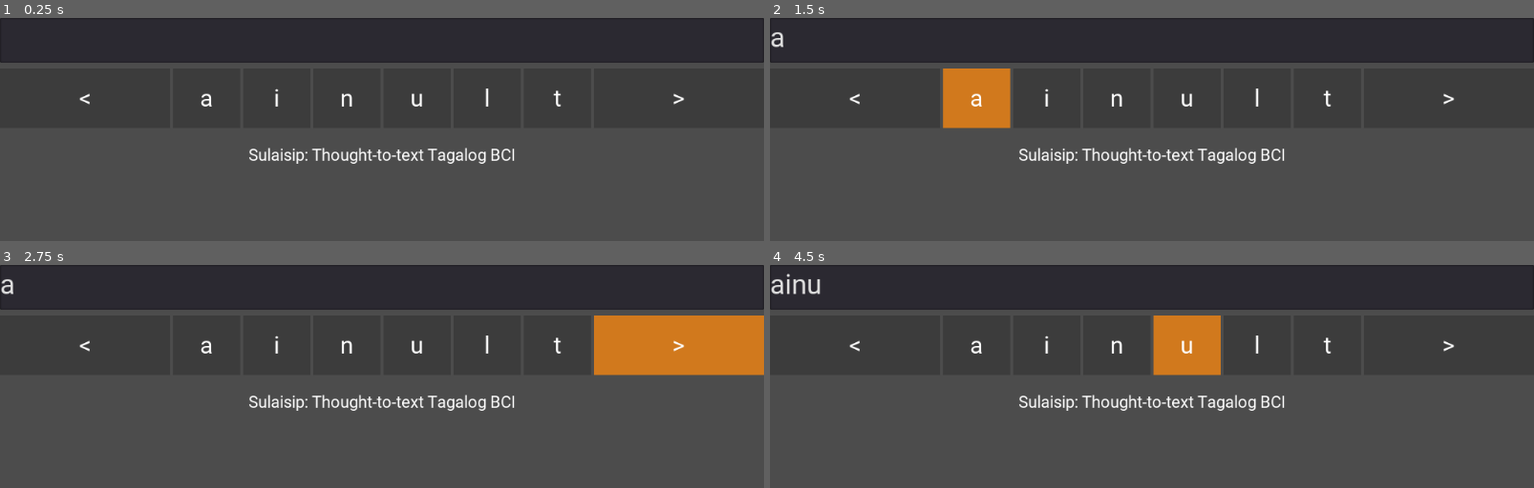
Above: before the commit, frames 1-4 (two rows, left to right).
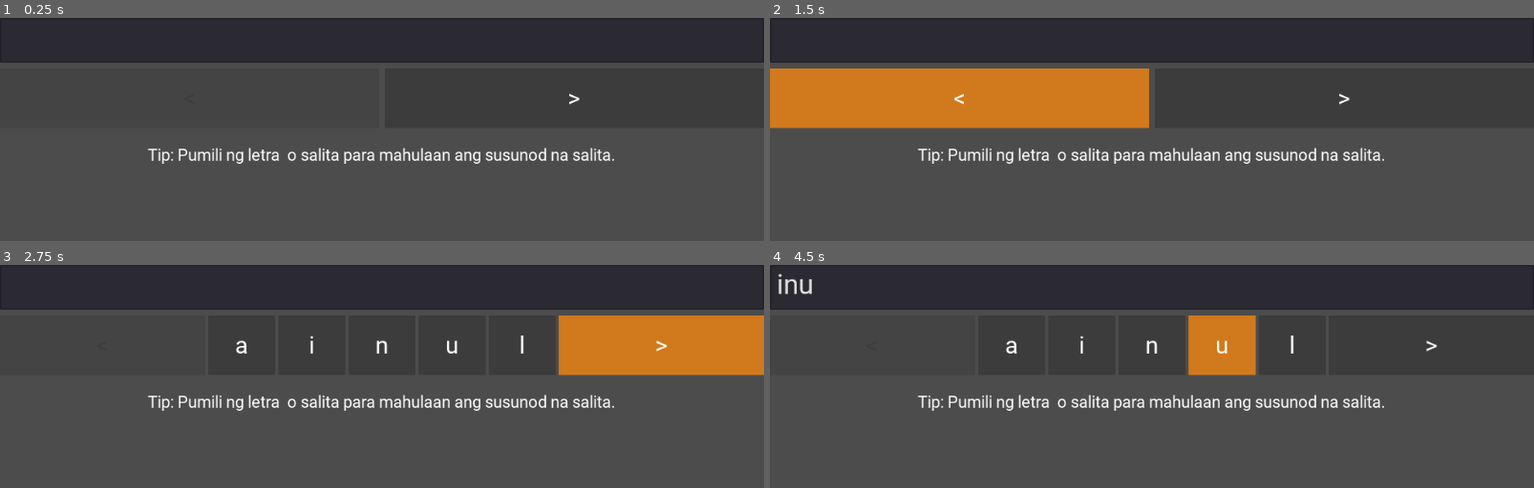
Above: after the commit, the same moments.

Repository: mjsolidarios/sulaisip
Game: Godot game, scene res://Main.tscn
Same seed, same stepped clock (60 frames per second), same inputs: the game is played once before the commit and once after it.
Inputs (mouse positions are in pixels of both pictures, inside the frame that each line leads up to):
- Up to frame 1 (0.25 s): no input
- Up to frame 2 (1.5 s): click "<" at 0.5 s; click (976, 98) at 1.25 s, where only the run before the commit has a clickable "a"
- Up to frame 3 (2.75 s): click ">" at 2 s
- Up to frame 4 (4.5 s): click "i" at 2.75 s; click "n" at 3.5 s; click "u" at 4.25 s

The runs differ from the first frame. In frame 1, 2.1% of the frame differs, in the area x 10-90%, y 31-66%; in frame 2, 13%, in the area x 0-90%, y 6-66%; in frame 3, 3.7%; in frame 4, 5.1%.
Error before the commit: Invalid get index 'wordList' (on base: 'Nil'). (res://Main.gd:63)
Error after the commit: Invalid get index 'nextCharacters' (on base: 'Nil'). (res://Main.gd:120)

Commit message:
Completed nav ui feature

Diff:
--- a/app/Main.gd
+++ b/app/Main.gd
@@ -8,27 +8,84 @@
 var headers = ["Content-Type: application/json"]
 var use_ssl=true
 var query := {}
+var current_page = 0
+var next_characters:String = ""
+
+func _array_to_string(arr: Array) -> String:
+	var s = ""
+	for i in arr:
+		s += String(i)
+	return s
+
+func _create_instanced_button(text:String):
+	var button = CharacterButton.instance()
+	button.text = text
+	button.rect_size = Vector2(90,80)
+	button.get_node("TextureButton").connect("pressed", self, "_add_text_to_input", [text])
+	$VBoxContainer/HBoxContainer/GridContainer.add_child(button)
+
+func _populate_character_grid():
+
+	# clear node
+	var children = $VBoxContainer/HBoxContainer/GridContainer.get_children()
+	for i in children:
+		$VBoxContainer/HBoxContainer/GridContainer.remove_child(i)
+
+	var character_bucket = ""
+	var all_characters_string = _array_to_string(character_frequency_data.keys())
+
+	for i in all_characters_string:
+		if i in next_characters:
+			all_characters_string = all_characters_string.replace(i, "")
+
+	character_bucket = (next_characters+all_characters_string).replace(" ", "").to_lower()
+
+	# pagination
+	print(character_bucket)
+	print(next_characters)
+
+	if current_page == 0:
+		for i in character_bucket.substr(0, 5):
+			print("p1:"+character_bucket.substr(0, 5))
+			_create_instanced_button(i)
+	if current_page == 1:
+		for i in character_bucket.substr(6, 5):
+			print("p2:"+character_bucket.substr(6, 5))
+			_create_instanced_button(i)
+	if current_page == 2:
+		for i in character_bucket.substr(12, 5):
+			print("p3:"+character_bucket.substr(12, 5))
+			_create_instanced_button(i)
+	if current_page == 3:
+		for i in character_bucket.substr(18, 5):
+			print("p4:"+character_bucket.substr(18, 5))
+			_create_instanced_button(i)
+	if current_page == 4:
+		for i in character_bucket.substr(24, 5):
+			print("p5:"+character_bucket.substr(24, 5))
+			_create_instanced_button(i)
+
 
 func _ready():
 	file.open("res://data/character_rankings.json", File.READ)
 	character_frequency_data = parse_json(file.get_as_text())
-
-	for i in character_frequency_data.keys().slice(0,5):
-		var button = CharacterButton.instance()
-		button.text = i
-		button.rect_size = Vector2(90,80)
-		button.get_node("TextureButton").connect("pressed", self, "_add_text_to_input", [i])
-		$VBoxContainer/HBoxContainer/GridContainer.add_child(button)
+	$VBoxContainer/TextEdit.text = " "
+	_predict_next_character()
 
 	#_predict_initial_characters()
-
-func _predict_initial_characters():
-	$HTTPRequest.request(url)
 
 
 # Called every frame. 'delta' is the elapsed time since the previous frame.
 func _process(delta):
-	pass
+	if current_page == 0:
+		$VBoxContainer/HBoxContainer/PreviousButton.state = "disabled"
+	else:
+		$VBoxContainer/HBoxContainer/PreviousButton.state = "normal"
+
+	if current_page == 4:
+		$VBoxContainer/HBoxContainer/NextButton.state = "disabled"
+	else:
+		$VBoxContainer/HBoxContainer/NextButton.state = "normal"
 
 func _add_text_to_input(var character):
 	$VBoxContainer/TextEdit.text += character
@@ -56,17 +113,21 @@
 #	print(json.result['wordList'])
 
 	# clear node
-	var TextSuggestionsChildren = $VBoxContainer/TextSuggestions.get_children()
-	for i in TextSuggestionsChildren:
+	var children = $VBoxContainer/TextSuggestions.get_children()
+	for i in children:
 		$VBoxContainer/TextSuggestions.remove_child(i)
+
+	next_characters = json.result['nextCharacters']
 
 	for i in json.result['wordList']:
 		var button = CharacterButton.instance()
 		var TrimmedText = i['sequence'].replace(".", "").split(' ')[-1]
-		button.text = TrimmedText
+		button.text = TrimmedText.to_lower()
 		button.get_node("TextureButton").connect("pressed", self, "_predict_next_character", [i['token_str']])
 
 		$VBoxContainer/TextSuggestions.add_child(button)
+
+	_populate_character_grid()
 
 func _on_Button_pressed():
 	_predict_next_character()
--- a/app/Main.tscn
+++ b/app/Main.tscn
@@ -1,8 +1,9 @@
-[gd_scene load_steps=6 format=2]
+[gd_scene load_steps=7 format=2]
 
 [ext_resource path="res://Main.gd" type="Script" id=1]
 [ext_resource path="res://fonts/Roboto-Regular.ttf" type="DynamicFontData" id=2]
 [ext_resource path="res://components/CharacterButton.tscn" type="PackedScene" id=3]
+[ext_resource path="res://NavContainer.gd" type="Script" id=4]
 
 [sub_resource type="DynamicFont" id=1]
 size = 37
@@ -36,8 +37,9 @@
 margin_top = 68.0
 margin_right = 1024.0
 margin_bottom = 148.0
+script = ExtResource( 4 )
 
-[node name="CharacterButton" parent="VBoxContainer/HBoxContainer" instance=ExtResource( 3 )]
+[node name="PreviousButton" parent="VBoxContainer/HBoxContainer" instance=ExtResource( 3 )]
 anchor_right = 0.0
 anchor_bottom = 0.0
 margin_right = 508.0
@@ -50,7 +52,7 @@
 margin_bottom = 80.0
 columns = 6
 
-[node name="CharacterButton2" parent="VBoxContainer/HBoxContainer" instance=ExtResource( 3 )]
+[node name="NextButton" parent="VBoxContainer/HBoxContainer" instance=ExtResource( 3 )]
 anchor_right = 0.0
 anchor_bottom = 0.0
 margin_left = 516.0
@@ -76,11 +78,13 @@
 margin_right = 1024.0
 margin_bottom = 198.0
 custom_fonts/font = SubResource( 2 )
-text = "Sulaisip: Thought-to-text Tagalog BCI"
+text = "Tip: Pumili ng letra  o salita para mahulaan ang susunod na salita."
 align = 1
 valign = 1
 
 [node name="HTTPRequest" type="HTTPRequest" parent="."]
 
+[node name="Timer" type="Timer" parent="."]
+
 [connection signal="pressed" from="VBoxContainer/Buttontest" to="." method="_on_Buttontest_pressed"]
 [connection signal="request_completed" from="HTTPRequest" to="." method="_on_HTTPRequest_request_completed"]
--- /dev/null
+++ b/app/NavContainer.gd
@@ -0,0 +1,29 @@
+extends HBoxContainer
+
+
+# Declare member variables here. Examples:
+# var a = 2
+# var b = "text"
+
+
+# Called when the node enters the scene tree for the first time.
+func _ready():
+	$NextButton/TextureButton.connect("pressed", self, "_goto_next_page")
+	$PreviousButton/TextureButton.connect("pressed", self, "_goto_prev_page")
+
+
+# Called every frame. 'delta' is the elapsed time since the previous frame.
+#func _process(delta):
+#	pass
+
+func _goto_next_page():
+	var parent_node = get_parent().get_parent()
+	if parent_node.current_page < 5:
+		parent_node.current_page+=1
+	parent_node._populate_character_grid()
+
+func _goto_prev_page():
+	var parent_node = get_parent().get_parent()
+	if parent_node.current_page >= 0:
+		parent_node.current_page-=1
+	parent_node._populate_character_grid()
--- a/app/components/CharacterButton.gd
+++ b/app/components/CharacterButton.gd
@@ -1,7 +1,7 @@
 extends Control
 
 
-export(String, "normal", "hover", "pressed") var state
+export(String, "normal", "hover", "pressed", "disabled") var state
 export var texture_normal: Texture
 export var texture_hover: Texture
 export var texture_pressed: Texture
@@ -12,12 +12,20 @@
 	$TextureButton.texture_normal = texture_normal
 	$TextureButton/Label.text = text
 
-
 # Called every frame. 'delta' is the elapsed time since the previous frame.
 func _process(delta):
 	if state == "normal":
 		$TextureButton.texture_normal = texture_normal
+		$TextureButton.disabled = false
+		$TextureButton.modulate = Color(1,1,1)
 	if state == "hover":
 		$TextureButton.texture_normal = texture_hover
+		$TextureButton.disabled = false
+		$TextureButton.modulate = Color(1,1,1)
 	if state == "pressed":
 		$TextureButton.texture_normal = texture_pressed
+		$TextureButton.disabled = false
+		$TextureButton.modulate = Color(1,1,1)
+	if state == "disabled":
+		$TextureButton.disabled = false
+		$TextureButton.modulate = Color(0,0,0,0.1)
Not shown, changed: server/app.py
